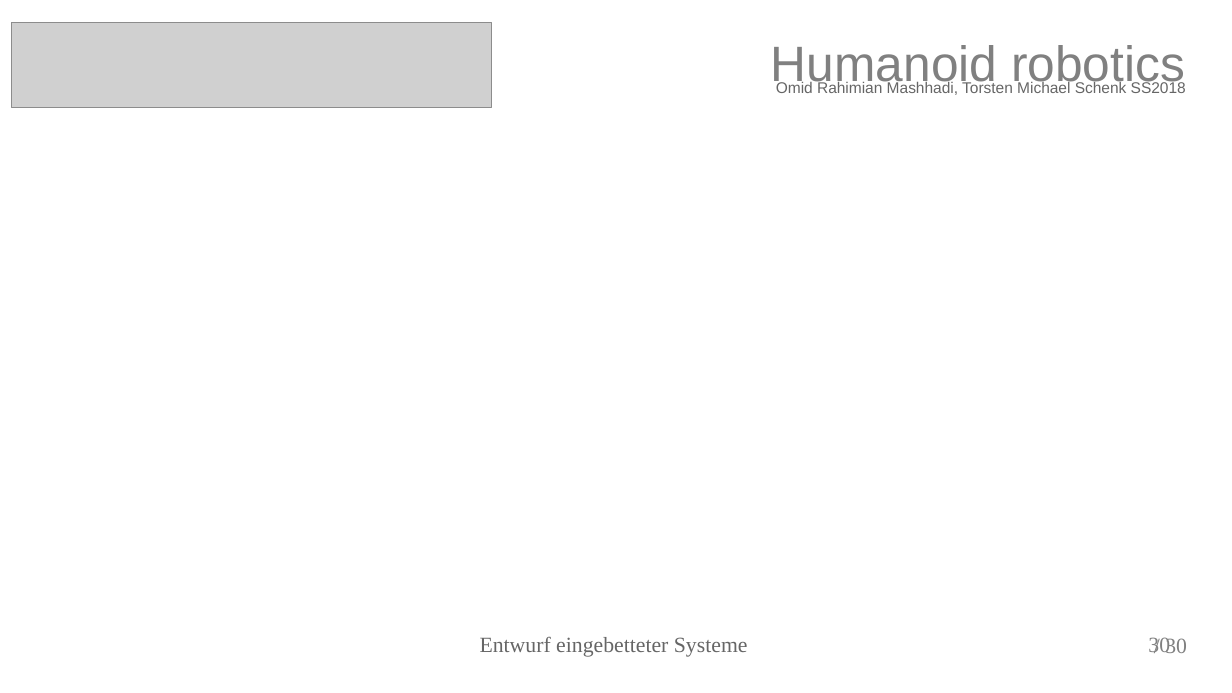
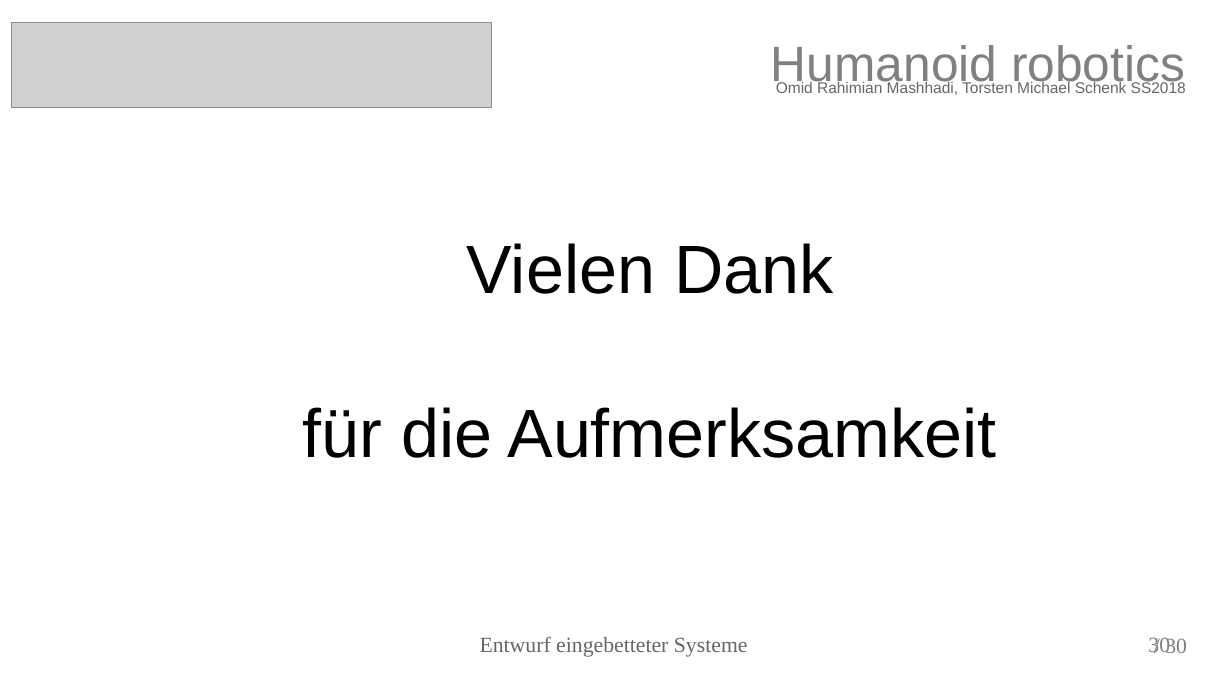
Before and after one commit to torstenschenk/beuth-avatar-ss2018, a slide deck: slide 30 of Presentation/HumanoidRobotic.odp. Drawn at 1232x693 pixels with LibreOffice and Linux fonts; fonts in the diff are those of the drawing; grey boxes stand for pictures. Boxes give left, top, right and bottom in pixels: in the first picture for what was removed or moved away, otherwise in the second. Text is boxed around its words. In the diff, an @@ line names an element or a change of style, - is before the commit and + after.

```diff
--- a/Presentation/HumanoidRobotic.odp
+++ b/Presentation/HumanoidRobotic.odp
@@ subtitle added at bbox=[303, 243, 996, 458], 44 pt, text #000000 @@
+Vielen Dank
+für die Aufmerksamkeit
```
Also in this commit, not shown: 8 other slides changed, 4 other files.
